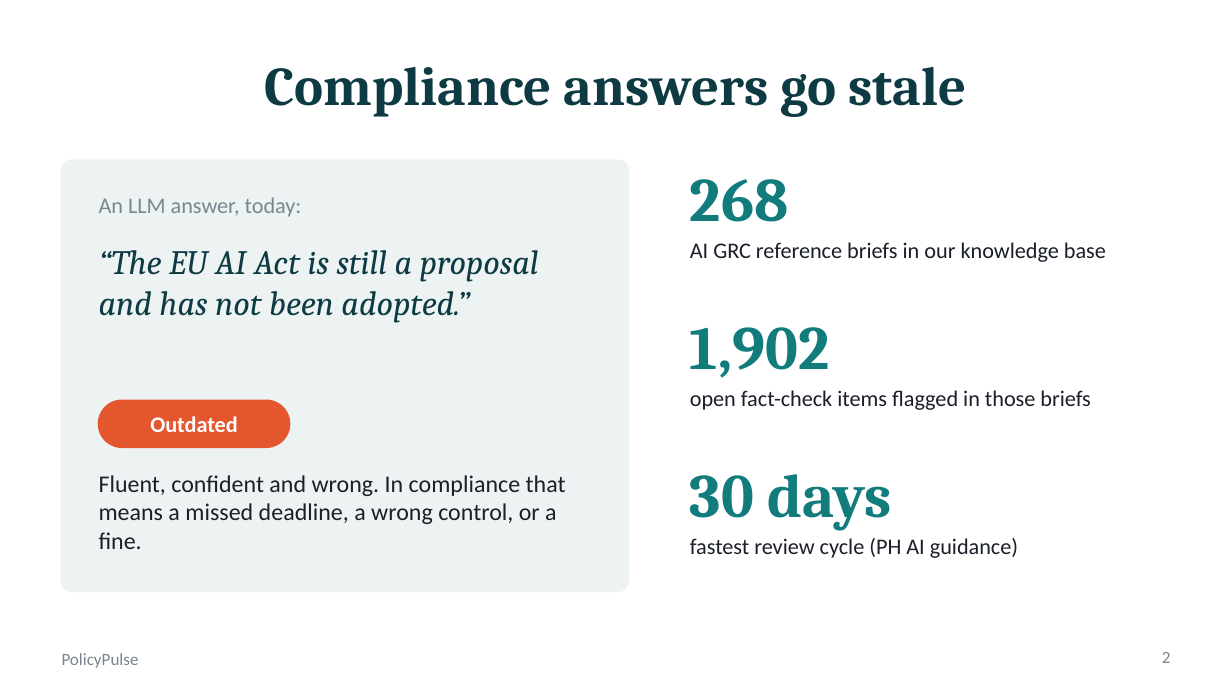
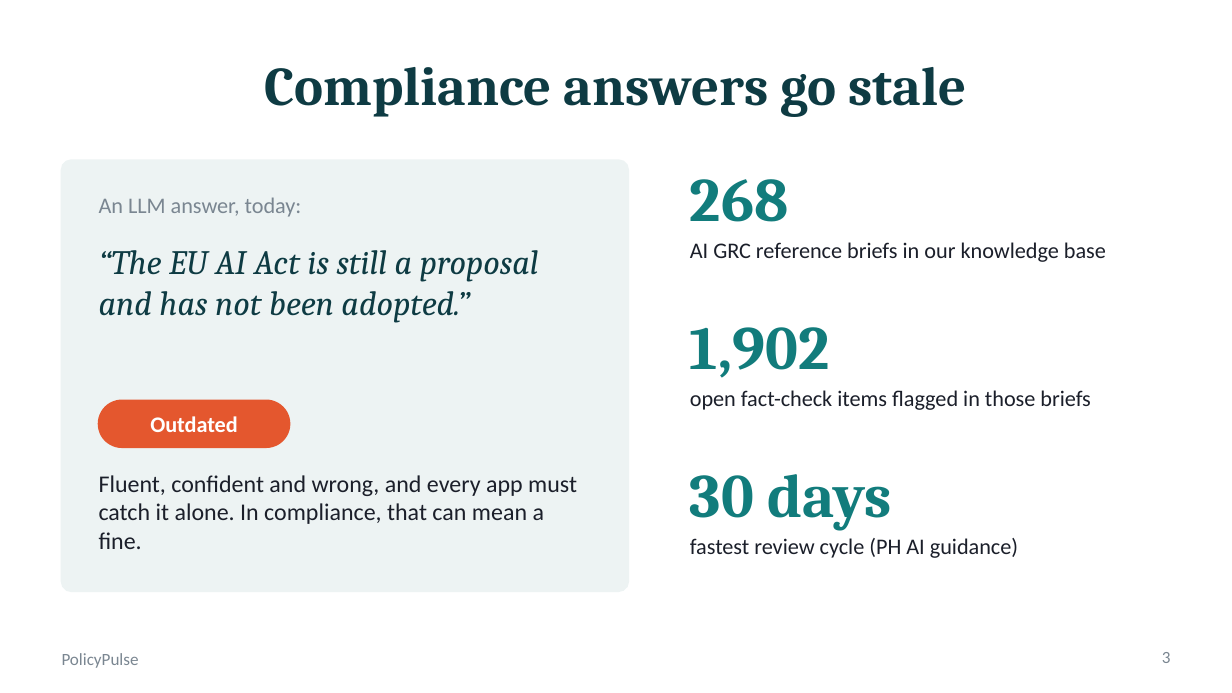
Before and after one commit to sxdkling-ops/policypulse, a slide deck: slide 3 of docs/PolicyPulse_Deck.pptx (slide 2 before the commit). Drawn at 1232x693 pixels with LibreOffice and Linux fonts; fonts in the diff are those of the drawing. Boxes give left, top, right and bottom in pixels: in the first picture for what was removed or moved away, otherwise in the second. Text is boxed around its words. In the diff, an @@ line names an element or a change of style, - is before the commit and + after.

```diff
--- a/docs/PolicyPulse_Deck.pptx
+++ b/docs/PolicyPulse_Deck.pptx
@@ text at (x1=99, y1=475, x2=577, y2=549): text changed @@
-Fluent, confident and wrong. In compliance that means a missed deadline, a wrong control, or a fine.
+Fluent, confident and wrong, and every app must catch it alone. In compliance, that can mean a fine.
@@ page number at (x1=1162, y1=652, x2=1171, y2=663): text changed @@
-2
+3
```
Also in this commit, not shown: 1 other slide changed, 2 slides added, 4 other files.
